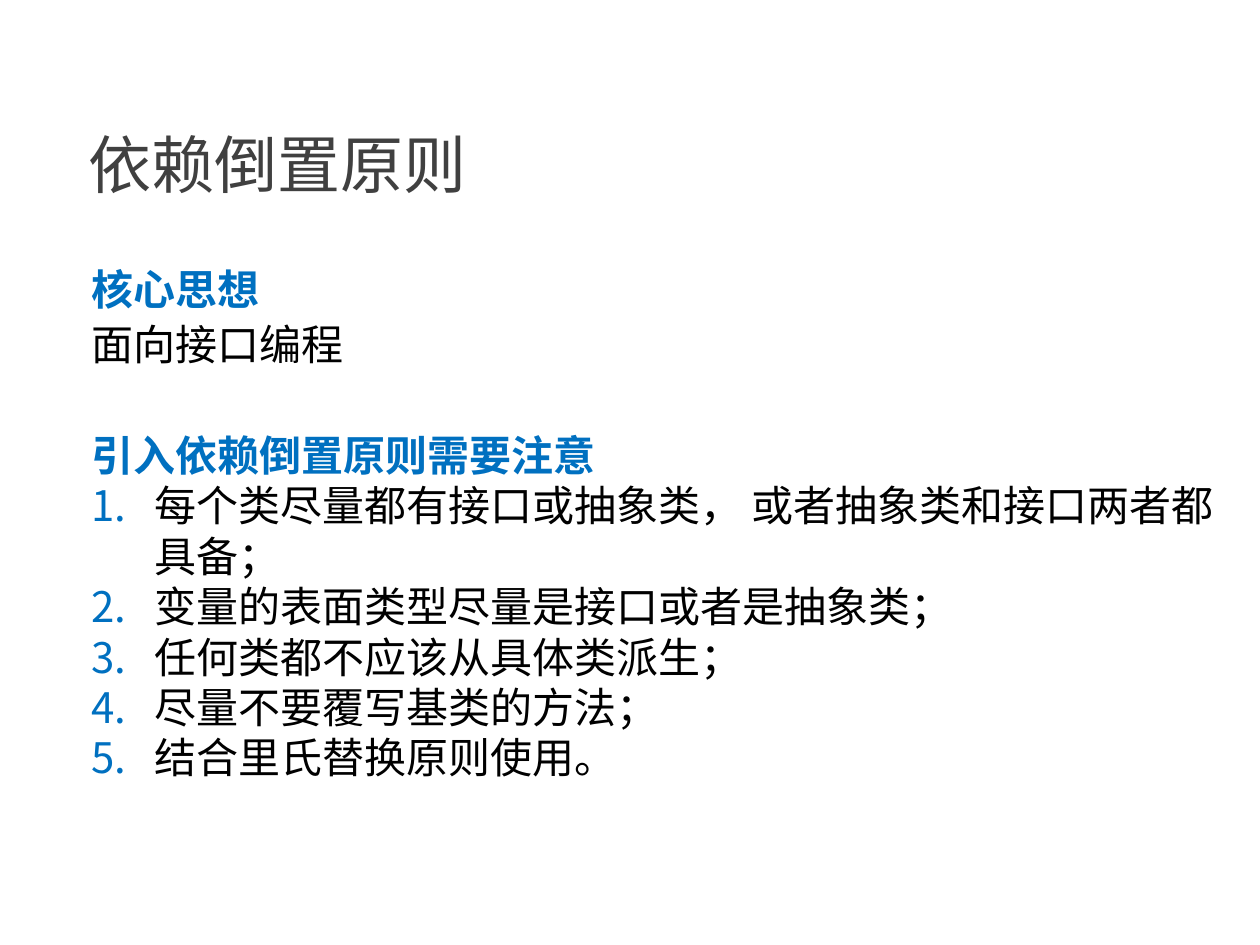
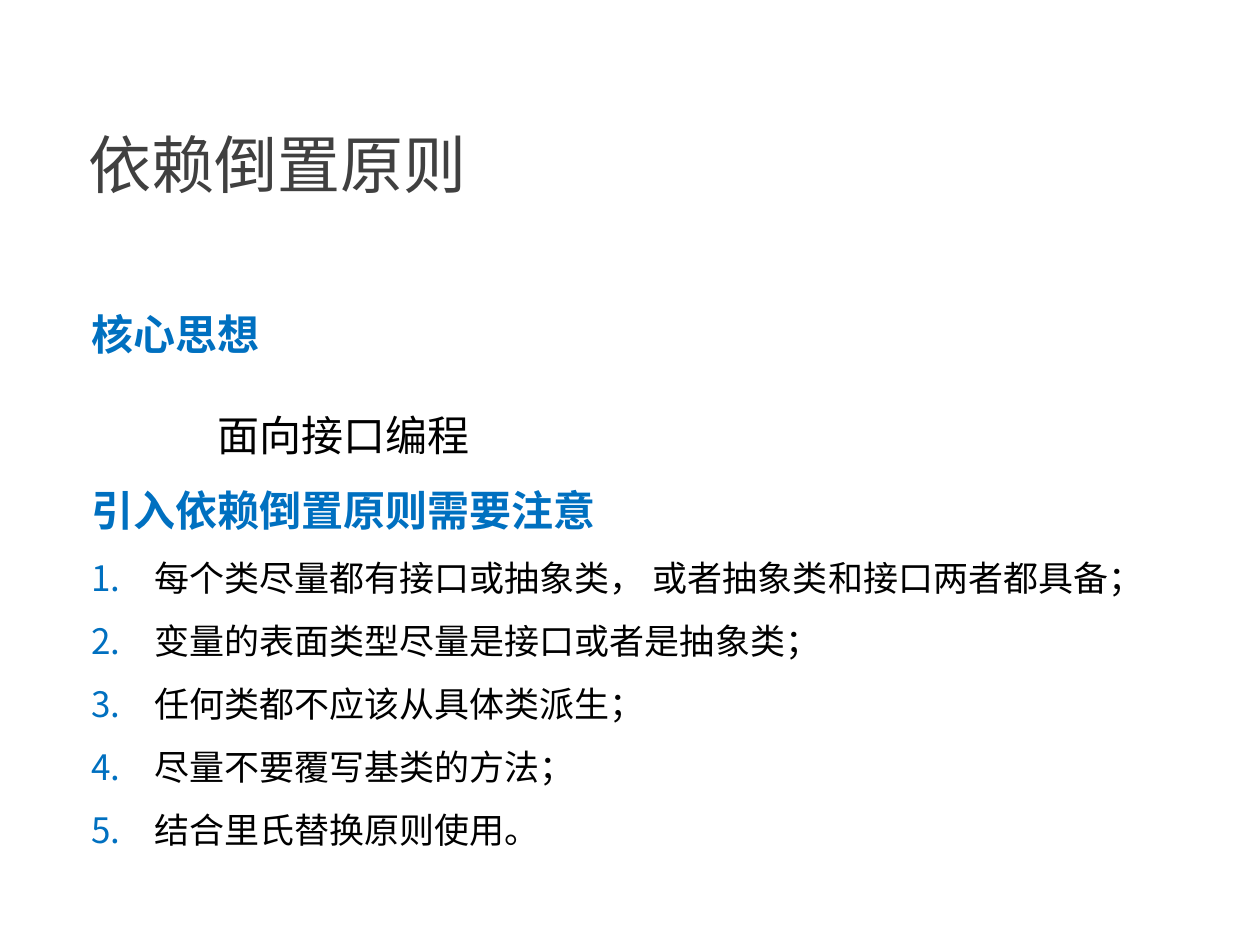
Before and after one commit to NewGr8Player/My-PPT, a slide deck: slide 20 of Design pattern/23种设计模式详解.pptx. Drawn at 1260x945 pixels with LibreOffice and Linux fonts; fonts in the diff are those of the drawing. Boxes give left, top, right and bottom in pixels: in the first picture for what was removed or moved away, otherwise in the second. Text is boxed around its words. In the diff, an @@ line names an element or a change of style, - is before the commit and + after.

Commit message:
Add 开闭原则

```diff
--- a/Design pattern/23种设计模式详解.pptx
+++ b/Design pattern/23种设计模式详解.pptx
@@ text "核心思想" at (91,314,1144,846): size 24 to 20 pt in "每个类尽量都有接口或抽象类， 或者抽象类和接口两者都具备；", "变量的表面类型尽量是接口或者是抽象类；", "任何类都不应该从具体类派生；", "尽量不要覆写基类的方法；" and 1 more places; line spacing 1.1 to 2; line spacing 1.1 to 1.5; line spacing 1 to 1.5 @@
```
Also in this commit, not shown: 4 other slides changed, 3 slides added.
